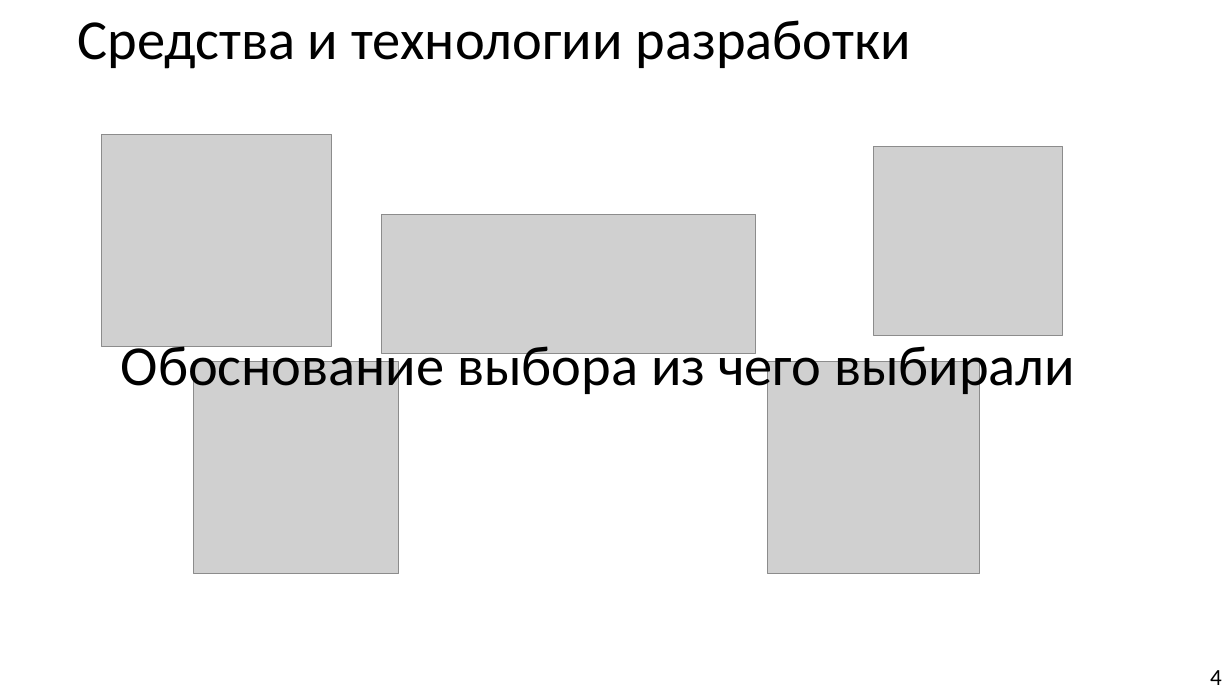
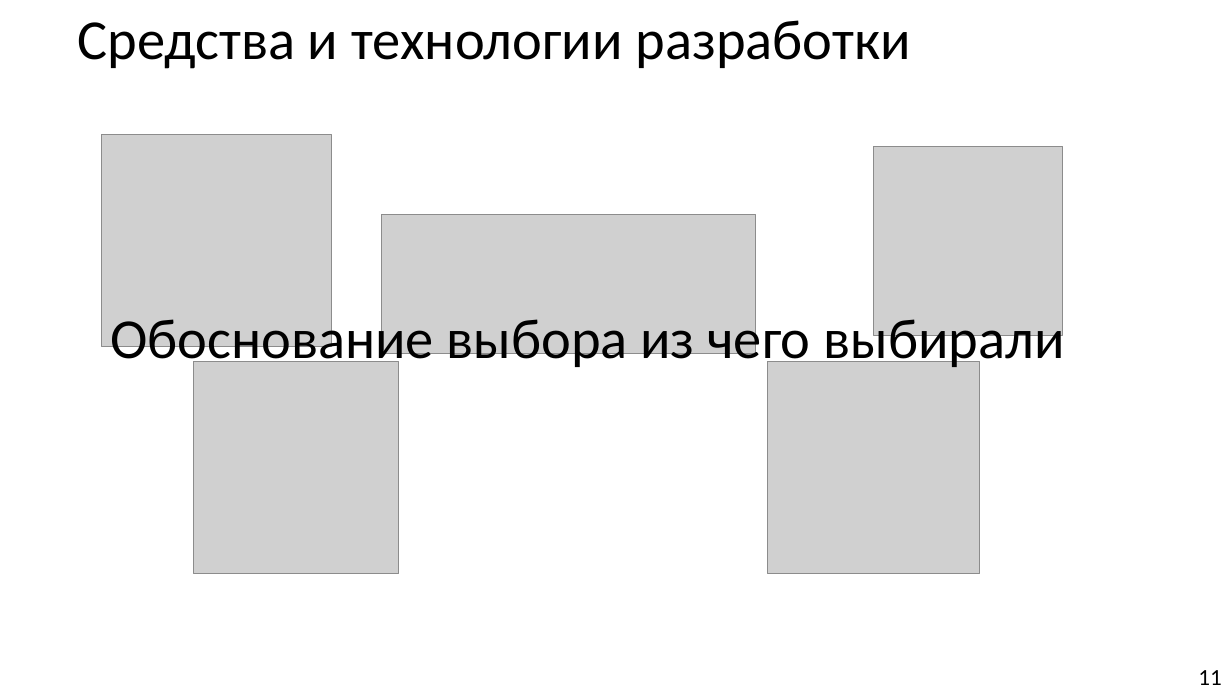
Before and after one commit to Hetsunya/diplom-docs, a slide deck: slide 11 of вкр/презентация по_преддипломной_практике_Демьянцев_Виталий_Владиславович_606_22 (1).pptx (slide 4 before the commit). Drawn at 1232x693 pixels with LibreOffice and Linux fonts; fonts in the diff are those of the drawing; grey boxes stand for pictures. Boxes give left, top, right and bottom in pixels: in the first picture for what was removed or moved away, otherwise in the second. Text is boxed around its words. In the diff, an @@ line names an element or a change of style, - is before the commit and + after.

```diff
--- a/вкр/презентация по_преддипломной_практике_Демьянцев_Виталий_Владиславович_606_22 (1).pptx
+++ b/вкр/презентация по_преддипломной_практике_Демьянцев_Виталий_Владиславович_606_22 (1).pptx
@@ text "Обоснование выбора из чего выбирали": place and size @@
-text "Обоснование выбора из чего выбирали" at (121,338,1075,399)
+text "Обоснование выбора из чего выбирали" at (110,311,1064,372)
@@ page number at (1198,670,1221,685): text changed @@
-4
+11
```
Also in this commit, not shown: 7 other slides changed, 8 slides added, 6 slides removed, 4 other files.
